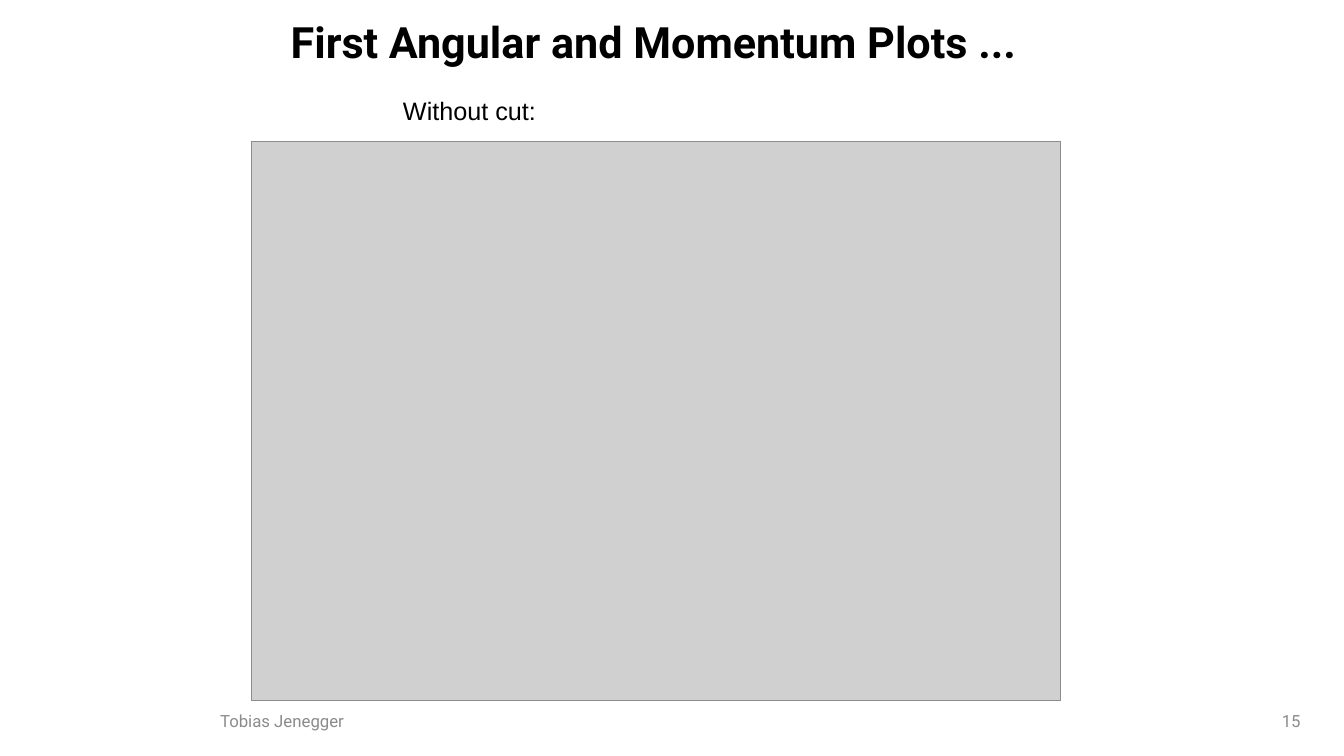
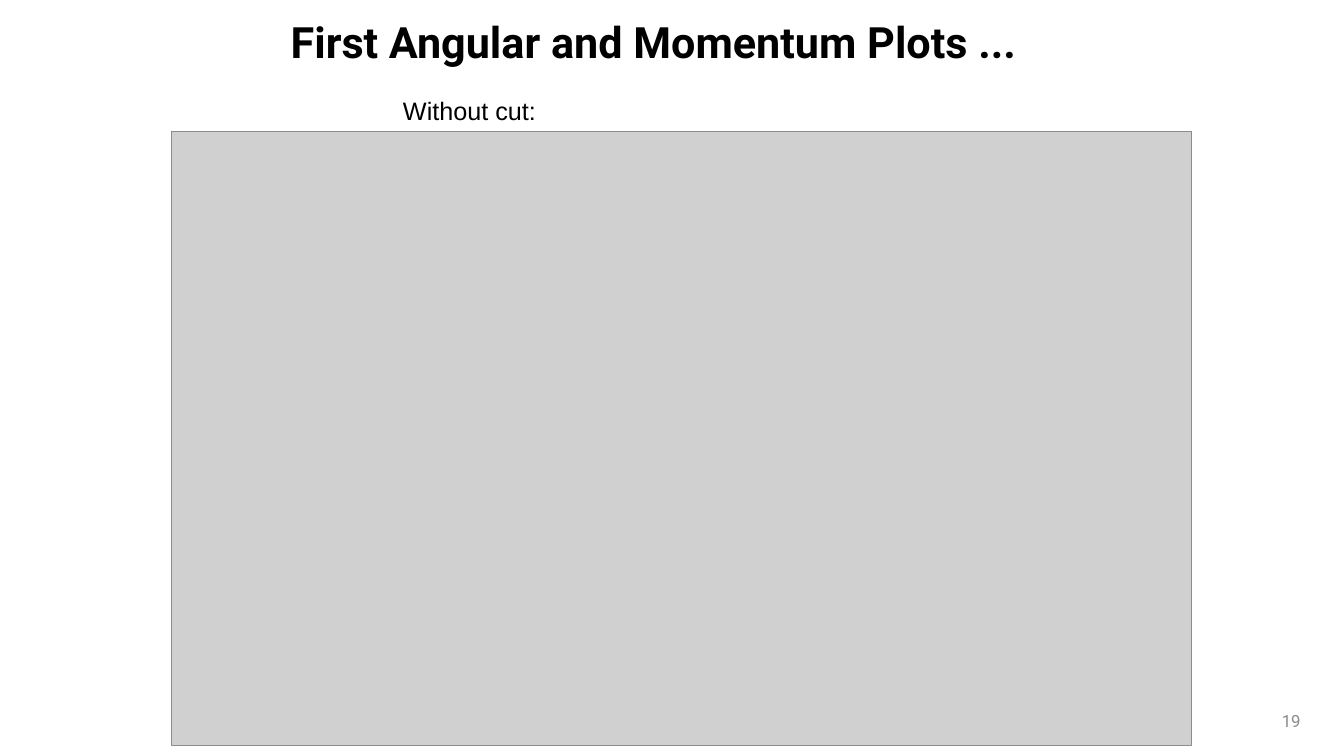
Before and after one commit to jenegger/2021_psi_pres, a slide deck: slide 19 of analysis.odp (slide 15 before the commit). Drawn at 1344x756 pixels with LibreOffice and Linux fonts; fonts in the diff are those of the drawing; grey boxes stand for pictures; background and template pictures are left out. Boxes give left, top, right and bottom in pixels: in the first picture for what was removed or moved away, otherwise in the second. Text is boxed around its words. In the diff, an @@ line names an element or a change of style, - is before the commit and + after.

```diff
--- a/analysis.odp
+++ b/analysis.odp
@@ picture: place and size @@
-picture at box(252, 141, 1061, 701)
+picture at box(171, 131, 1192, 746)
@@ text removed at box(220, 714, 344, 731) @@
-Tobias Jenegger
@@ page number at box(1282, 715, 1301, 727): text changed @@
-15
+19
```
Also in this commit, not shown: 4 other slides changed, 4 slides added, 4 slides removed, 13 other files.
